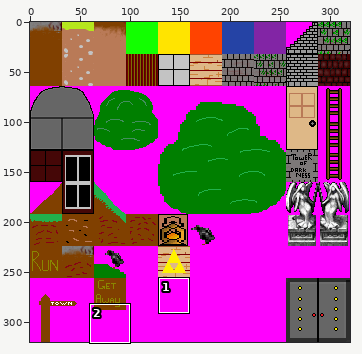
File history of a sprite sheet, tower-of-darkness-xna/tower-of-darkness-xna/tower-of-darkness-xnaContent/maps/spritesheets/spritesheet3.png. The picture above shows the old version from afar; the outline marks the close-up.
Close-up. As it was:
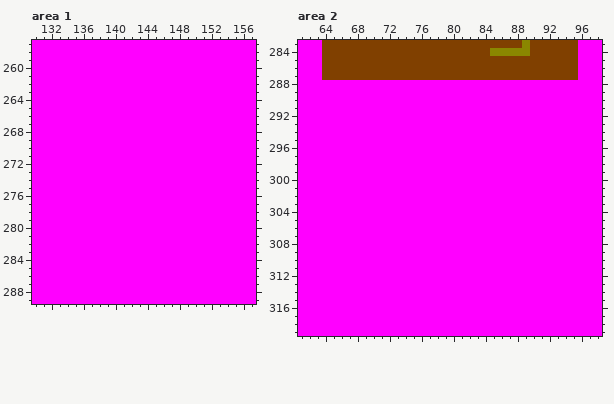
The file is 320x320 pixels. Colours within 5 levels of each other are drawn and written as one. Shown: area 1: x 130..157, y 257..289; area 2: x 61..98, y 283..319. The commit also changed other parts of the picture, which this record leaves out.
And afterwards:
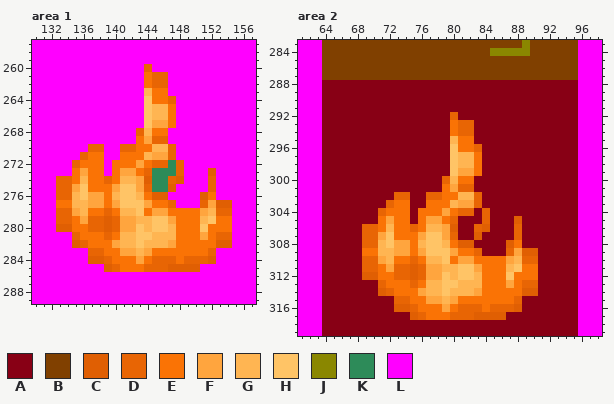
Palette (. is transparent): A #880015  B #804000  C #e05f03  D #e86504  E #fa7305  F #ffa53e  G #ffb552  H #ffc466  J #8a8700  K #2d8b59  L #ff00ff
Edits made:
Changed rows in their new state; - is an unchanged pixel.
Area 1:
first column x 133:
260 -----------D----------
261 -----------EDD--------
262 -----------EDD--------
263 -----------GEE--------
264 -----------HEED-------
265 -----------HGGE-------
266 -----------HGGE-------
267 -----------HFFE-------
268 ----------DGEE--------
269 ----------EFDD--------
270 ----DD--DDEEGGD-------
271 ---DEE--EEEGFFD-------
272 --DEEE-EEEFEDDKD------
273 --EFEE-EFFEDKKKD---C--
274 DDEGEEDEGGFCKKDC---D--
275 DDFHEEEFHHFDKKC----D--
276 DDGHFFEGHHGECC----CE--
277 EEGGFFEFHHHFEED---DFCC
278 DDFGEEDEGGHEFFEEEEFGDD
279 DDEFDDCDFFGGHHFEEEGHEE
280 CCEEDDCDFFHGHHGEEEHEEE
281 --DEEEDEGGHHGGGEEEFEDD
282 --CDEEEFGGHGGGFEEEEECC
283 ----DDEEFFGFEEEEEEED--
284 ----CCDEEEFEDDDEDDDC--
285 ------CDEEEDDDCCCC----
Area 2:
first column x 64:
288 AAAAAAAAAAAAAAAAAAAAAAAAAAAAAAAA
289 AAAAAAAAAAAAAAAAAAAAAAAAAAAAAAAA
290 AAAAAAAAAAAAAAAAAAAAAAAAAAAAAAAA
291 AAAAAAAAAAAAAAAAAAAAAAAAAAAAAAAA
292 AAAAAAAAAAAAAAAADAAAAAAAAAAAAAAA
293 AAAAAAAAAAAAAAAAEDDAAAAAAAAAAAAA
294 AAAAAAAAAAAAAAAAEDDAAAAAAAAAAAAA
295 AAAAAAAAAAAAAAAAGEEAAAAAAAAAAAAA
296 AAAAAAAAAAAAAAAAHEEDAAAAAAAAAAAA
297 AAAAAAAAAAAAAAAAHGGEAAAAAAAAAAAA
298 AAAAAAAAAAAAAAAAHGGEAAAAAAAAAAAA
299 AAAAAAAAAAAAAAAAHFFEAAAAAAAAAAAA
300 AAAAAAAAAAAAAAADGEEAAAAAAAAAAAAA
301 AAAAAAAAAAAAAAAEFDDAAAAAAAAAAAAA
302 AAAAAAAAADDAADDEEGGDAAAAAAAAAAAA
303 AAAAAAAADEEAAEEEGFFDAAAAAAAAAAAA
304 AAAAAAADEEEAEEEFEDDADAAAAAAAAAAA
305 AAAAAAAEFEEAEFFEDAAADAAACAAAAAAA
306 AAAAADDEGEEDEGGFCAADCAAADAAAAAAA
307 AAAAADDFHEEEFHHFDAACAAAADAAAAAAA
308 AAAAADDGHFFEGHHGECCAAAACEAAAAAAA
309 AAAAAEEGGFFEFHHHFEEDAAADFCCAAAAA
310 AAAAADDFGEEDEGGHEFFEEEEFGDDAAAAA
311 AAAAADDEFDDCDFFGGHHFEEEGHEEAAAAA
312 AAAAACCEEDDCDFFHGHHGEEEHEEEAAAAA
313 AAAAAAADEEEDEGGHHGGGEEEFEDDAAAAA
314 AAAAAAACDEEEFGGHGGGFEEEEECCAAAAA
315 AAAAAAAAADDEEFFGFEEEEEEEDAAAAAAA
316 AAAAAAAAACCDEEEFEDDDEDDDCAAAAAAA
317 AAAAAAAAAAACDEEEDDDCCCCAAAAAAAAA
318 AAAAAAAAAAAAAAAAAAAAAAAAAAAAAAAA
319 AAAAAAAAAAAAAAAAAAAAAAAAAAAAAAAA
